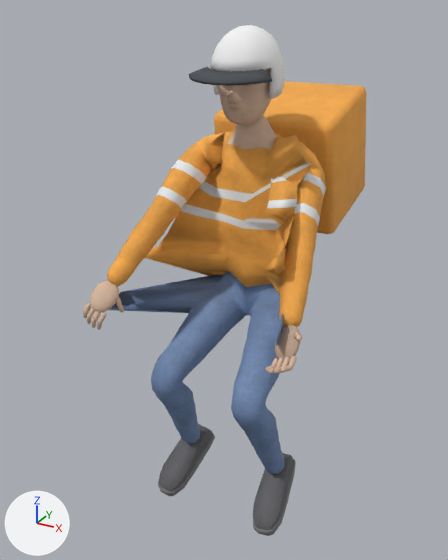
An edit to the FBX model Assets/Models/ThaiBobaShop/Characters/SEAT_Rider.fbx, drawn before and after from the same camera.
Both versions are drawn from a 50 mm camera at (0.848, -1.814, 1.006) aimed at (-0.088, -0.113, 0.156). The lights are fixed; the arrows at lower left show +X, +Y and +Z. The first picture is the older version. Where no turn or scale is listed for an object, it has been applied to the vertices.

Objects in the first picture: 'SEAT_Rider'.
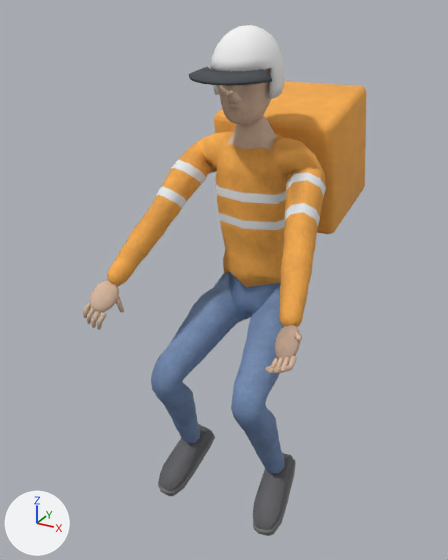
What the commit changed:
me_npc_rider_001 has 4162 vertices, 4182 faces and spans x -0.37..0.36, y -0.59..0.46, z -0.63..0.96.
me_npc_rider_001 is used by ob_seat_rider; location (0.0, 0.0, 0.0).
Part 1, on me_npc_rider_001:
5 vertices are removed from x -0.24..0.3, y -0.55..-0.04, z 0.22..0.62.
10 faces are deleted.
4 vertices in x -0.09..0.09, y 0.06, z 0.08 move by (0.0, 0.0, 0.07).
62 vertices move from x -0.34..0.26, y -0.45..0.03, z -0.01..0.66 to x -0.18..0.14, y -0.14..0.06, z 0.0..0.64.
5 vertices are added at (0.1, -0.11, 0.53), (-0.09, -0.01, 0.56), (0.12, 0.03, 0.18), (0.18, -0.12, 0.06), (0.17, -0.05, 0.08).
10 new faces join them.

Location of each change, (x1, y1, x2, y2) in pixels of the pictures (448 x 560 px; the box of a moved part takes in the faces that stretch with it):
part 1 of me_npc_rider_001, moved or reshaped
    before: (109, 132, 312, 346)
    after: (209, 132, 301, 329)
